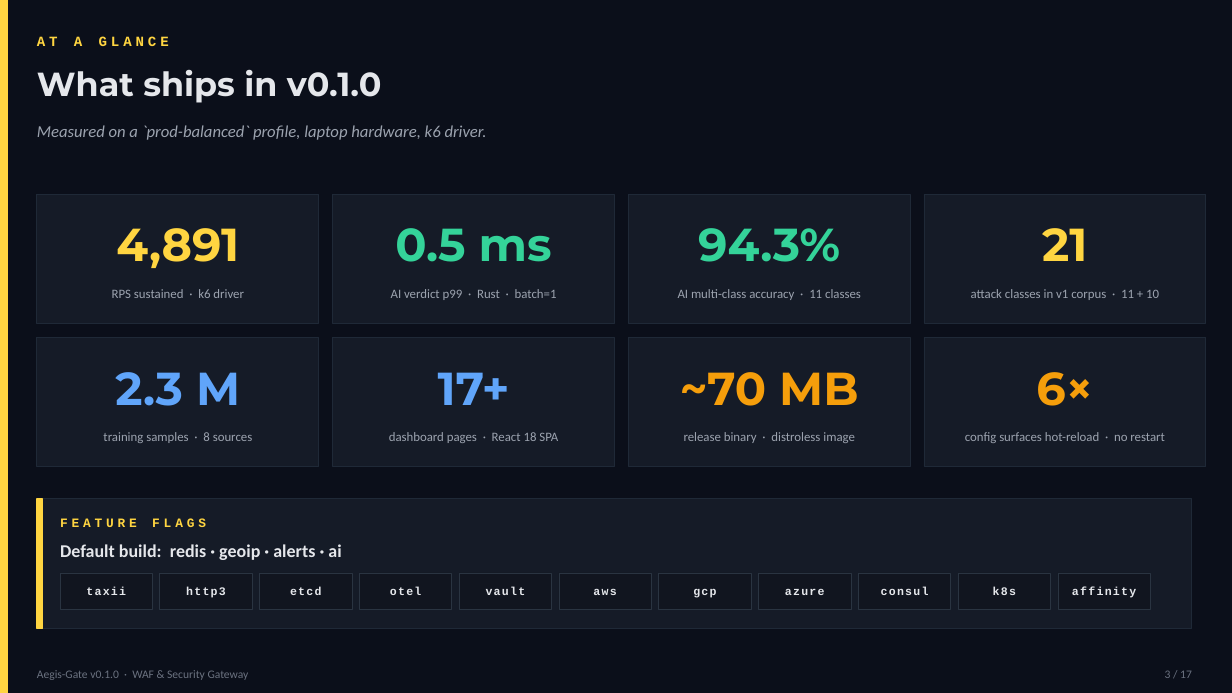
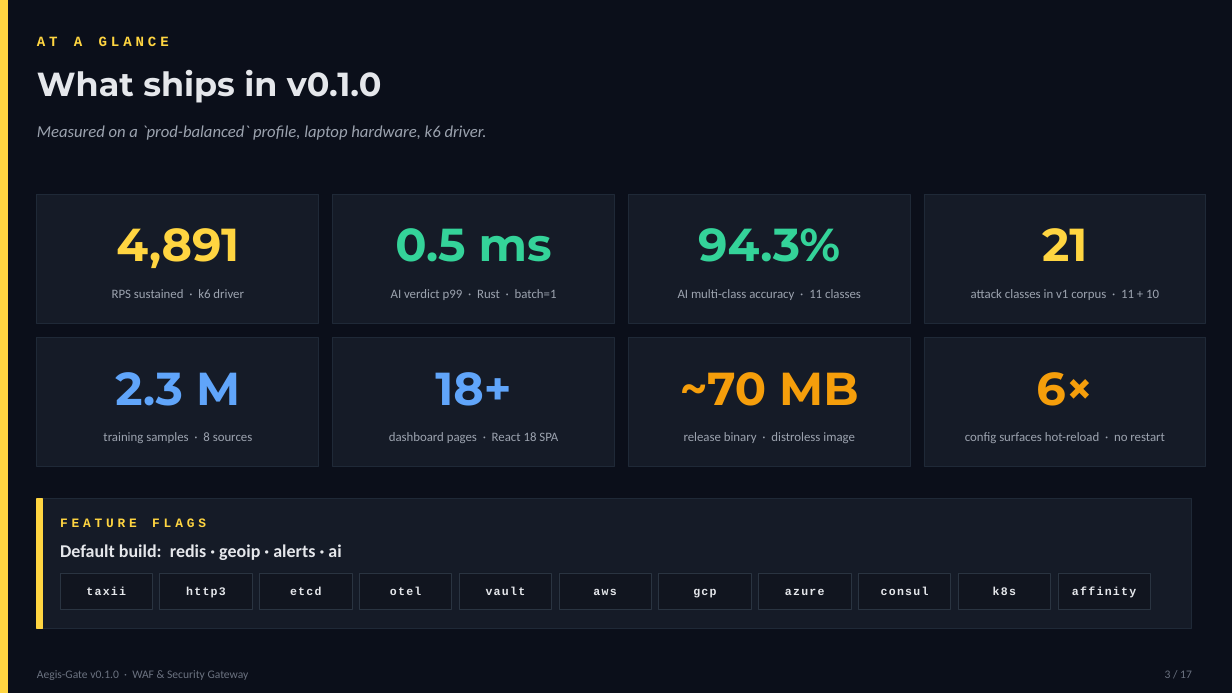
Before and after one commit to nico-aie/aegis-gate, a slide deck: slide 3 of Aegis-Gate-Presentation.pptx. Drawn at 1232x693 pixels with LibreOffice and Linux fonts; fonts in the diff are those of the drawing. Boxes give left, top, right and bottom in pixels: in the first picture for what was removed or moved away, otherwise in the second. Text is boxed around its words. In the diff, an @@ line names an element or a change of style, - is before the commit and + after.

```diff
--- a/Aegis-Gate-Presentation.pptx
+++ b/Aegis-Gate-Presentation.pptx
@@ text at <box>435,372,511,406</box>: text changed @@
-17+
+18+
```
Also in this commit, not shown: 7 other slides changed.
